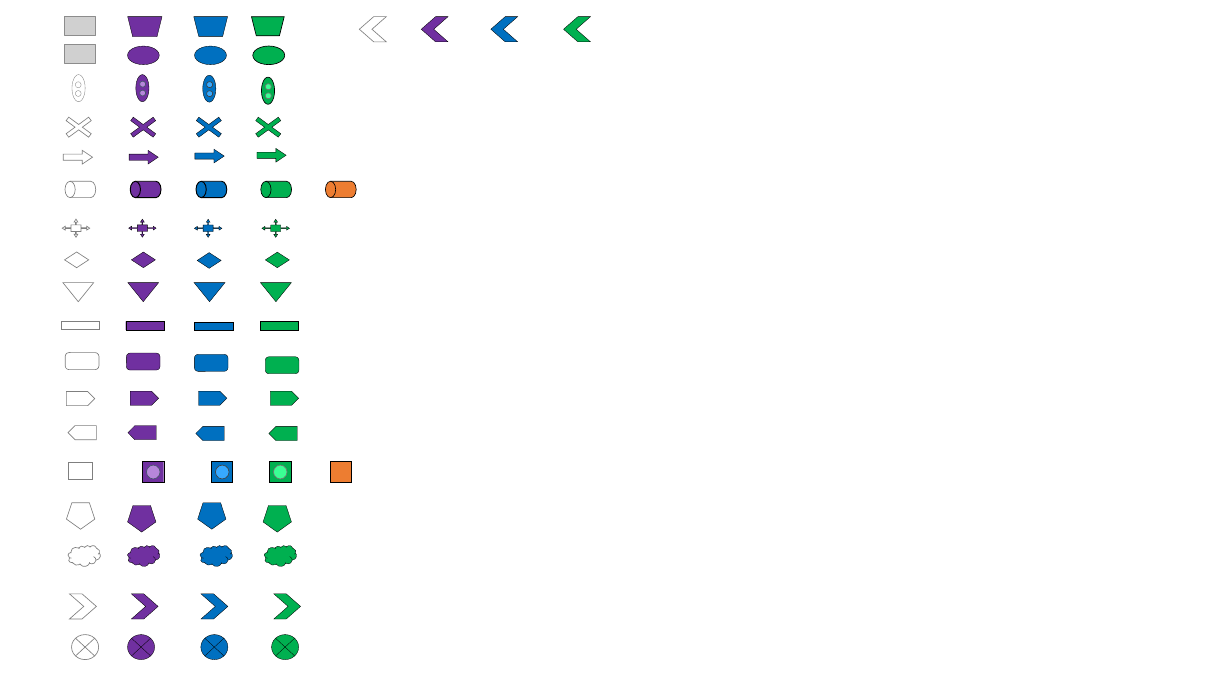
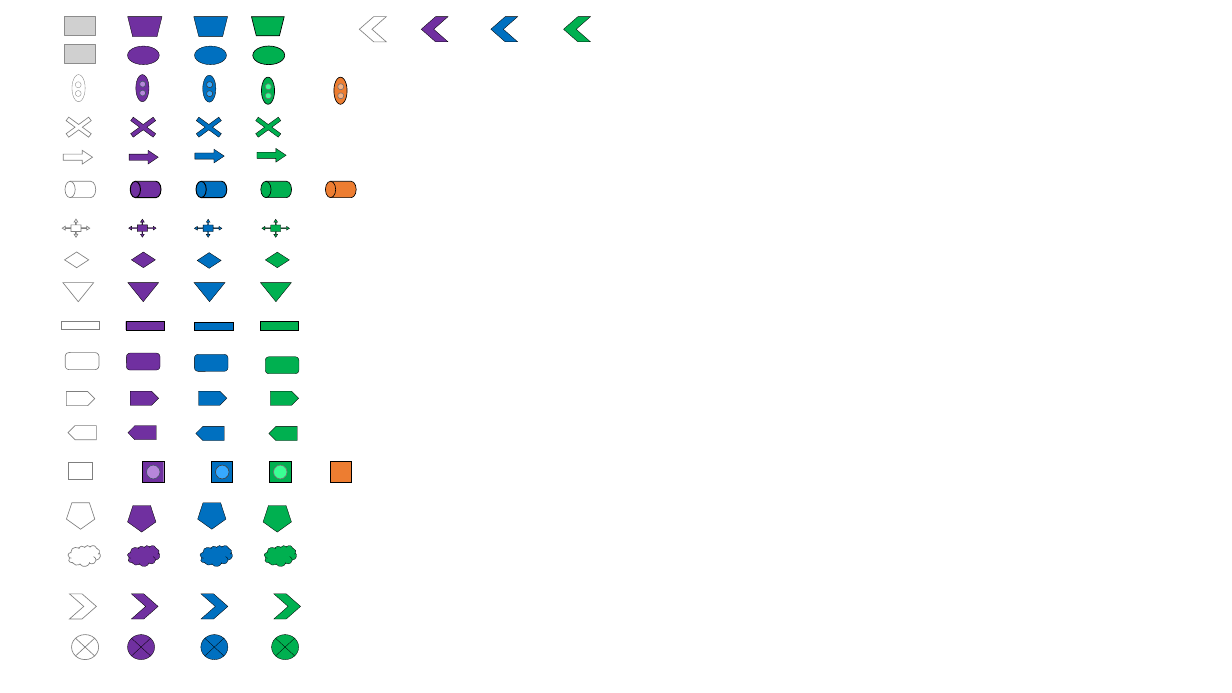
Before and after one commit to OntNetGroup/OntologyBased-Network-Advisor, a slide deck: slide 1 of GraphVisualizerHTML/resource/Formas.ppt. Drawn at 1232x693 pixels with LibreOffice and Linux fonts; fonts in the diff are those of the drawing; grey boxes stand for pictures. Boxes give left, top, right and bottom in pixels: in the first picture for what was removed or moved away, otherwise in the second. Text is boxed around its words. In the diff, an @@ line names an element or a change of style, - is before the commit and + after.

```diff
--- a/GraphVisualizerHTML/resource/Formas.ppt
+++ b/GraphVisualizerHTML/resource/Formas.ppt
@@ ellipse added at (x1=333, y1=78, x2=346, y2=104), fill #ED7D31, outline #000000 0.51 pt @@
@@ ellipse added at (x1=338, y1=84, x2=344, y2=90), fill #F4B183, outline #767171 0.51 pt @@
@@ ellipse added at (x1=338, y1=93, x2=344, y2=99), fill #F4B183, outline #767171 0.51 pt @@
```
Also in this commit, not shown: 4 other files.
